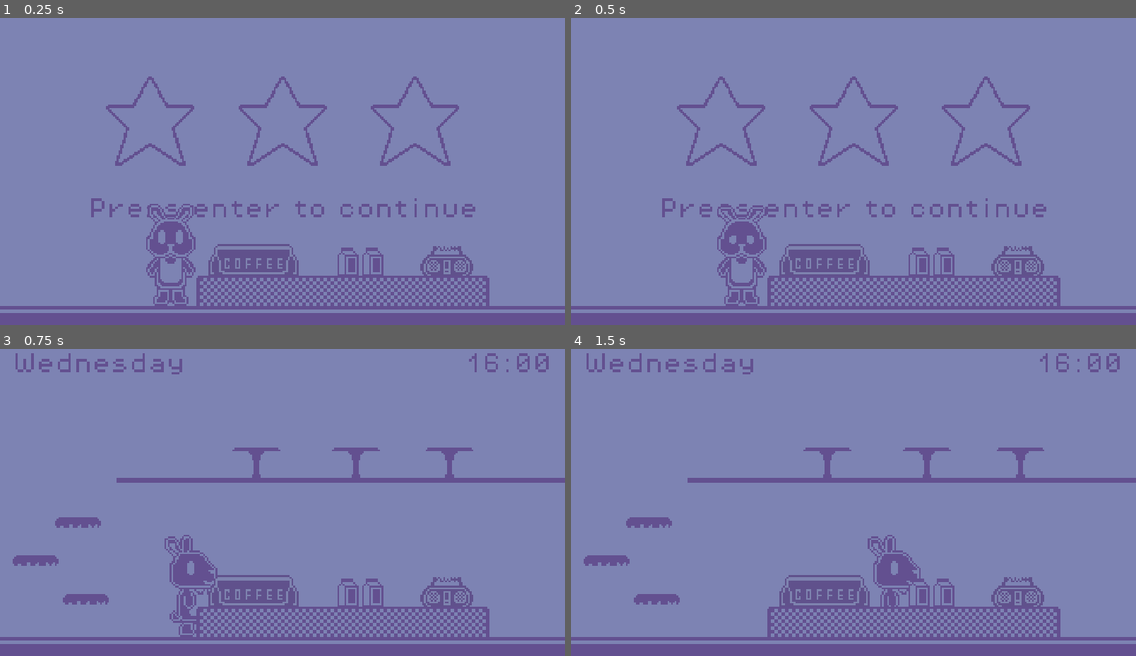
Above: before the commit, frames 1-4 (two rows, left to right).
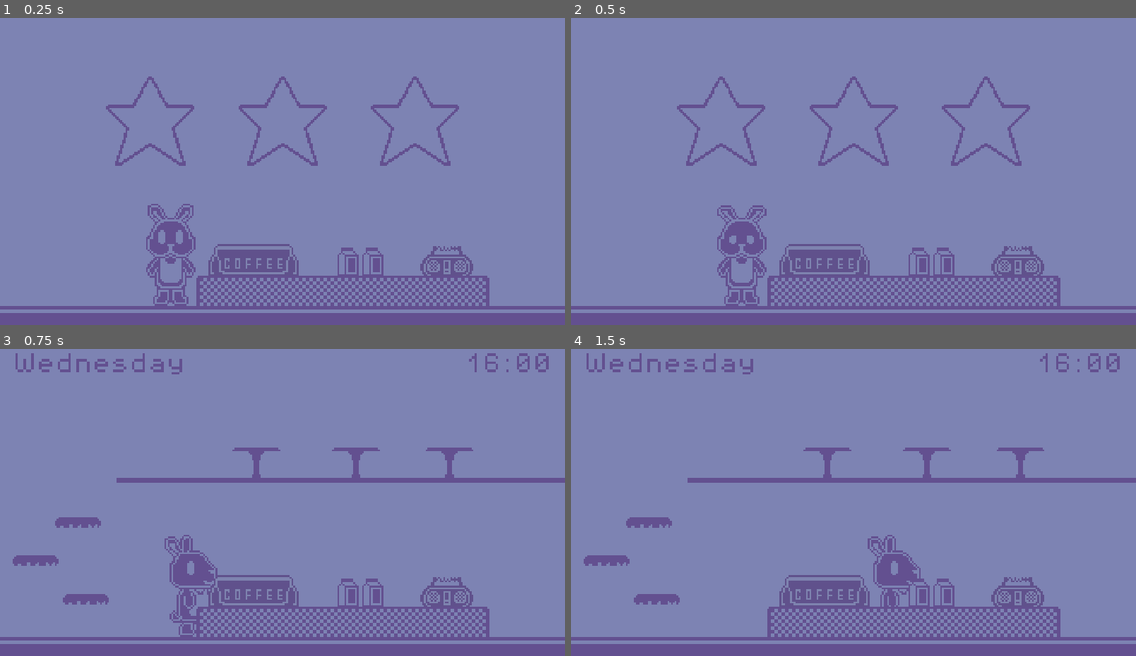
Above: after the commit, the same moments.

Repository: yndajas/1-bit-jam-2
Game: Godot game, scene res://scenes/result.tscn
The game is run twice, just before and just after one commit, with the same random seed, the same clock (stepped at 60 frames per second) and the same inputs. This scene is started directly instead of the project's main scene. Sound files missing from this copy of the repository are replaced by a short silence.
Inputs:
- Up to frame 1 (0.25 s): no input
- Up to frame 2 (0.5 s): no input
- Up to frame 3 (0.75 s): tap Enter (continue) at 0.5, 0.6 s; hold Right (move_right) from 0.53 s (still down)
- Up to frame 4 (1.5 s): keep holding Right (move_right); tap Up (jump) at 0.77 s; tap Enter (continue) at 1.35 s

The runs differ from the first frame. In frame 1, 0.9% of the frame differs, in the area x 16-85%, y 58-65%; in frame 2, 0.9%; in frame 3, nothing differs; in frame 4, nothing differs.

Commit message:
Add zero stars sound effect

Diff:
--- a/scenes/result.tscn
+++ b/scenes/result.tscn
@@ -11,6 +11,7 @@
 [ext_resource type="Texture2D" uid="uid://bpkl0vucyjtb4" path="res://assets/images/sprites/coffee_machine.png" id="8_ayfdx"]
 [ext_resource type="Texture2D" uid="uid://bwt6jdrehamh" path="res://assets/images/sprites/oat_milk.png" id="9_tdt1o"]
 [ext_resource type="Texture2D" uid="uid://cdwuw5kl2hp57" path="res://assets/images/sprites/speaker.png" id="10_n3w0s"]
+[ext_resource type="AudioStream" uid="uid://c4s68o58blpk8" path="res://assets/audio/sfx/zero_stars.wav" id="12_uduh8"]
 
 [node name="Result" type="Node2D"]
 script = ExtResource("1_pg2s2")
@@ -112,6 +113,11 @@
 scale = Vector2(2, 2)
 texture = ExtResource("10_n3w0s")
 
+[node name="ZeroStarsSfxPlayer" type="AudioStreamPlayer" parent="."]
+stream = ExtResource("12_uduh8")
+volume_db = 4.0
+
 [connection signal="timeout" from="StarFillTimer" to="." method="_on_star_fill_timer_timeout"]
 [connection signal="timeout" from="ContinuePrompt/Timer" to="." method="_on_continue_prompt_timer_timeout"]
 [connection signal="timeout" from="Credits/Timer" to="." method="_on_credits_timer_timeout"]
+[connection signal="finished" from="ZeroStarsSfxPlayer" to="." method="_on_zero_stars_sfx_player_finished"]
--- a/scripts/result.gd
+++ b/scripts/result.gd
@@ -10,13 +10,14 @@
 @onready var filled_stars: Array[Sprite2D] = [$FilledStar0, $FilledStar1, $FilledStar2]
 @onready var sfx_player: AudioStreamPlayer = $StarFillTimer/SfxPlayer
 @onready var star_fill_timer: Timer = $StarFillTimer
+@onready var zero_stars_sfx_player: AudioStreamPlayer = $ZeroStarsSfxPlayer
 
 
 func _ready() -> void:
 	if star_fill_needed():
 		start_star_fill_timer()
 	else:
-		render_continue_or_credits()
+		zero_stars_sfx_player.play()
 
 
 func _physics_process(_delta: float) -> void:
@@ -36,10 +37,7 @@
 	if Global.on_final_level():
 		credits_timer.start()
 	else:
-		if score() > 0:
-			continue_prompt_timer.start()
-		else:
-			continue_prompt.visible = true
+		continue_prompt_timer.start()
 
 
 func score() -> int:
@@ -71,3 +69,7 @@
 		start_star_fill_timer()
 	else:
 		render_continue_or_credits()
+
+
+func _on_zero_stars_sfx_player_finished() -> void:
+	render_continue_or_credits()
Not shown, added: assets/audio/sfx/zero_stars.wav.import
Not shown: 1 places in scenes/result.tscn that only renumber resources
Not shown, changed: LICENCES.md
Not shown, changed: README.md
Not shown, added: assets/audio/sfx/zero_stars.wav
